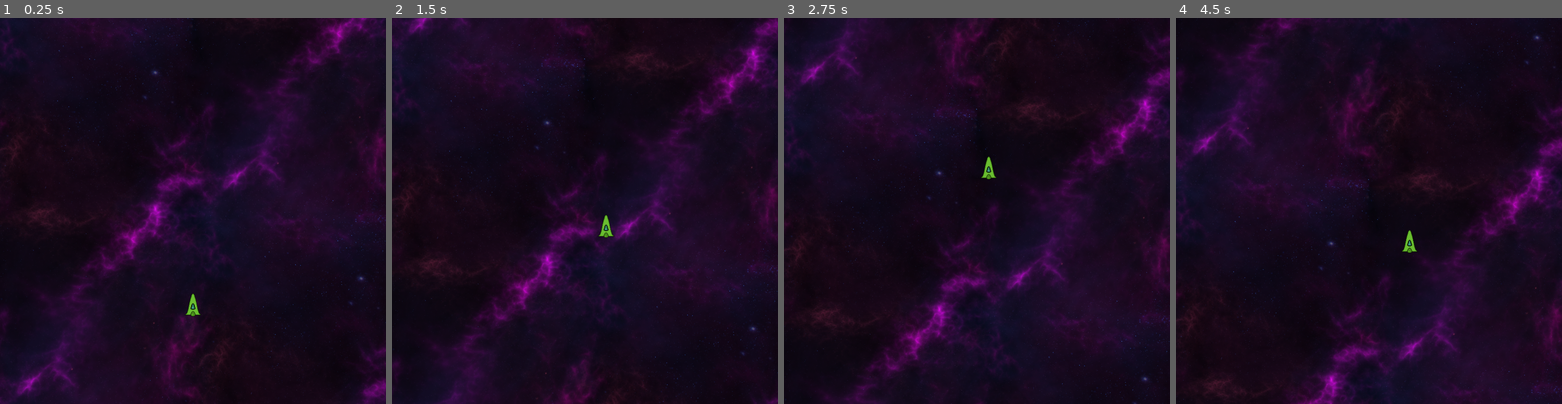
Above: before the commit, frames 1-4 (left to right).
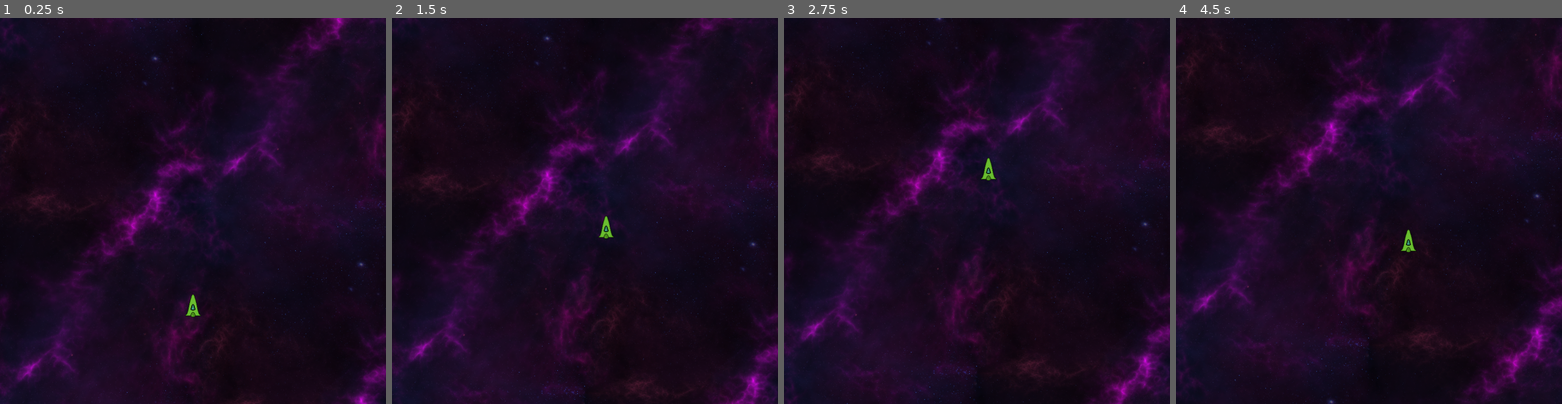
Above: after the commit, the same moments.

Repository: KheminVG/space-invaders
Game: Godot game, scene res://scenes/world.tscn
The game is run twice, just before and just after one commit, with the same random seed, the same clock (stepped at 60 frames per second) and the same inputs. The project has no main scene, so this scene is started directly.
Inputs (mouse positions are in pixels of both pictures, inside the frame that each line leads up to):
- Up to frame 1 (0.25 s): no input
- Up to frame 2 (1.5 s): move the mouse to (669, 191) at 0.52 s; move the mouse to (507, 230) at 1.27 s
- Up to frame 3 (2.75 s): move the mouse to (1015, 126) at 2.02 s
- Up to frame 4 (4.5 s): move the mouse to (1349, 288) at 2.77 s; move the mouse to (1484, 268) at 3.52 s; move the mouse to (1253, 153) at 4.27 s

The runs differ from the first frame. In frame 1, 6.6% of the frame differs, in the area x 0-100%, y 0-100%; in frame 2, 19%; in frame 3, 23%; in frame 4, 23%.

Commit message:
Changed Parallax functionality and added world boundaries

Diff:
--- a/project.godot
+++ b/project.godot
@@ -18,3 +18,9 @@
 
 window/size/viewport_width=960
 window/size/viewport_height=960
+
+[layer_names]
+
+2d_physics/layer_1="world"
+2d_physics/layer_2="player"
+2d_physics/layer_3="enemies"
--- a/scenes/camera.tscn
+++ /dev/null
@@ -1,6 +0,0 @@
-[gd_scene load_steps=2 format=3 uid="uid://bvvleoskb4sei"]
-
-[ext_resource type="Script" uid="uid://cetogerxwllmy" path="res://scenes/camera.gd" id="1_cvpoc"]
-
-[node name="camera" type="Camera2D"]
-script = ExtResource("1_cvpoc")
--- a/scenes/enemy.tscn
+++ b/scenes/enemy.tscn
@@ -1,3 +1,8 @@
-[gd_scene format=3 uid="uid://c8v5flby7vavv"]
+[gd_scene load_steps=2 format=3 uid="uid://c8v5flby7vavv"]
 
-[node name="Enemy" type="Node2D"]
+[sub_resource type="CircleShape2D" id="CircleShape2D_8tegq"]
+
+[node name="enemy" type="CharacterBody2D"]
+
+[node name="collision-shape" type="CollisionShape2D" parent="."]
+shape = SubResource("CircleShape2D_8tegq")
--- /dev/null
+++ b/scenes/parallax_background.gd
@@ -0,0 +1,6 @@
+extends ParallaxBackground
+
+@export var scrolling_speed : int = 40
+
+func _process(delta: float) -> void:
+	self.scroll_offset.y -= self.scrolling_speed * delta
--- a/scenes/player_ship.gd
+++ b/scenes/player_ship.gd
@@ -1,24 +1,22 @@
 extends CharacterBody2D
 class_name PlayerShip
 
-const BASELINE: int = 100
 @export var SPEED : int = 350
 const mouse_max_thres : float = 320.0
-const mouse_min_thres : float = 32.0
+const mouse_min_thres : float = 24.0
 
 func _physics_process(delta: float) -> void:
-	var base_velocity = self.BASELINE * Vector2(0, -1)
 
 	var mouse_position : Vector2 = self.get_global_mouse_position()
 	var dist_to_cursor : float = self.position.distance_to(mouse_position)
 	var direction : Vector2 = (mouse_position - self.position).normalized()
 
 	if dist_to_cursor <= self.mouse_min_thres:
-		self.velocity = base_velocity
+		self.velocity = Vector2(0, 0)
 	elif dist_to_cursor > self.mouse_min_thres and dist_to_cursor <= self.mouse_max_thres:
 		var dist_factor : float = dist_to_cursor/(self.mouse_max_thres - self.mouse_min_thres)
-		self.velocity = base_velocity + (direction * dist_factor * self.SPEED)
+		self.velocity = direction * dist_factor * self.SPEED
 	elif dist_to_cursor > self.mouse_max_thres:
-		self.velocity = base_velocity + (direction * SPEED)
+		self.velocity = direction * SPEED
 
 	self.move_and_slide()
--- /dev/null
+++ b/scenes/side_trigger.tscn
@@ -0,0 +1,23 @@
+[gd_scene load_steps=3 format=3 uid="uid://b76c8hrx03d3n"]
+
+[sub_resource type="GDScript" id="GDScript_43siq"]
+script/source = "extends Area2D
+
+@export var direction : Vector2 = Vector2(1, 0)
+@export var distance : int = 980
+
+func _on_body_entered(body: Node2D) -> void:
+	body.position += self.direction.normalized() * self.distance
+"
+
+[sub_resource type="SegmentShape2D" id="SegmentShape2D_4wyf3"]
+b = Vector2(0, 960)
+
+[node name="side-trigger" type="Area2D"]
+collision_mask = 2
+script = SubResource("GDScript_43siq")
+
+[node name="collision-shape" type="CollisionShape2D" parent="."]
+shape = SubResource("SegmentShape2D_4wyf3")
+
+[connection signal="body_entered" from="." to="." method="_on_body_entered"]
--- a/scenes/world.tscn
+++ b/scenes/world.tscn
@@ -1,28 +1,40 @@
-[gd_scene load_steps=5 format=3 uid="uid://bcead3mrpxk6j"]
+[gd_scene load_steps=6 format=3 uid="uid://bcead3mrpxk6j"]
 
-[ext_resource type="Script" uid="uid://b58u0pynsmlxc" path="res://scenes/world.gd" id="1_4wyf3"]
+[ext_resource type="Script" uid="uid://dbhprb8we2em1" path="res://scenes/parallax_background.gd" id="1_4wyf3"]
 [ext_resource type="Texture2D" uid="uid://d0il18qji7sus" path="res://assets/background/Purple Nebula 5 - 1024x1024.png" id="2_4wyf3"]
-[ext_resource type="PackedScene" uid="uid://bvvleoskb4sei" path="res://scenes/camera.tscn" id="3_4wyf3"]
+[ext_resource type="PackedScene" uid="uid://b76c8hrx03d3n" path="res://scenes/side_trigger.tscn" id="4_71j4m"]
 [ext_resource type="PackedScene" uid="uid://d0ge5hxifh04u" path="res://scenes/player-ship.tscn" id="4_k0juu"]
 
+[sub_resource type="WorldBoundaryShape2D" id="WorldBoundaryShape2D_4wyf3"]
+
 [node name="world" type="Node2D"]
-script = ExtResource("1_4wyf3")
-
-[node name="background" type="Node2D" parent="."]
 
 [node name="parallax-background" type="ParallaxBackground" parent="."]
+script = ExtResource("1_4wyf3")
 
 [node name="parallax-layer" type="ParallaxLayer" parent="parallax-background"]
 motion_mirroring = Vector2(0, 1024)
 
 [node name="background" type="Sprite2D" parent="parallax-background/parallax-layer"]
+position = Vector2(480, 480)
 texture = ExtResource("2_4wyf3")
 
-[node name="background2" type="Sprite2D" parent="parallax-background/parallax-layer"]
-position = Vector2(0, 2048)
-texture = ExtResource("2_4wyf3")
+[node name="player-ship" parent="." groups=["world_objects"] instance=ExtResource("4_k0juu")]
+position = Vector2(480, 800)
+collision_layer = 2
 
-[node name="camera" parent="." groups=["world_objects"] instance=ExtResource("3_4wyf3")]
+[node name="bottom-bound" type="StaticBody2D" parent="."]
+collision_mask = 2
 
-[node name="player-ship" parent="." groups=["world_objects"] instance=ExtResource("4_k0juu")]
-position = Vector2(0, 320)
+[node name="collision-shape" type="CollisionShape2D" parent="bottom-bound"]
+position = Vector2(480, 960)
+shape = SubResource("WorldBoundaryShape2D_4wyf3")
+
+[node name="left-side-trigger" parent="." instance=ExtResource("4_71j4m")]
+position = Vector2(-32, 0)
+distance = 975
+
+[node name="right-side-trigger" parent="." instance=ExtResource("4_71j4m")]
+position = Vector2(992, 0)
+direction = Vector2(-1, 0)
+distance = 975
Not shown, added: scenes/parallax_background.gd.uid
